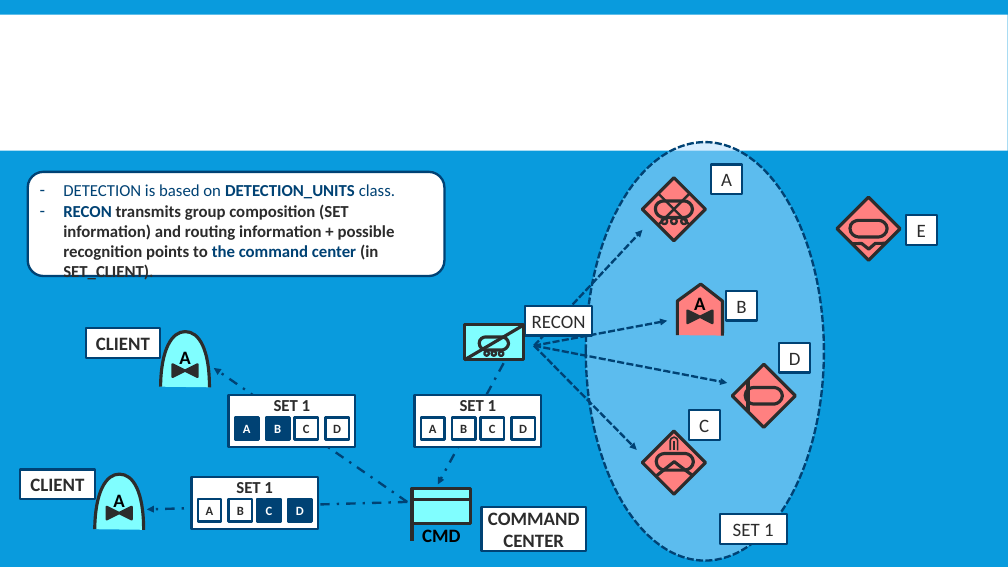
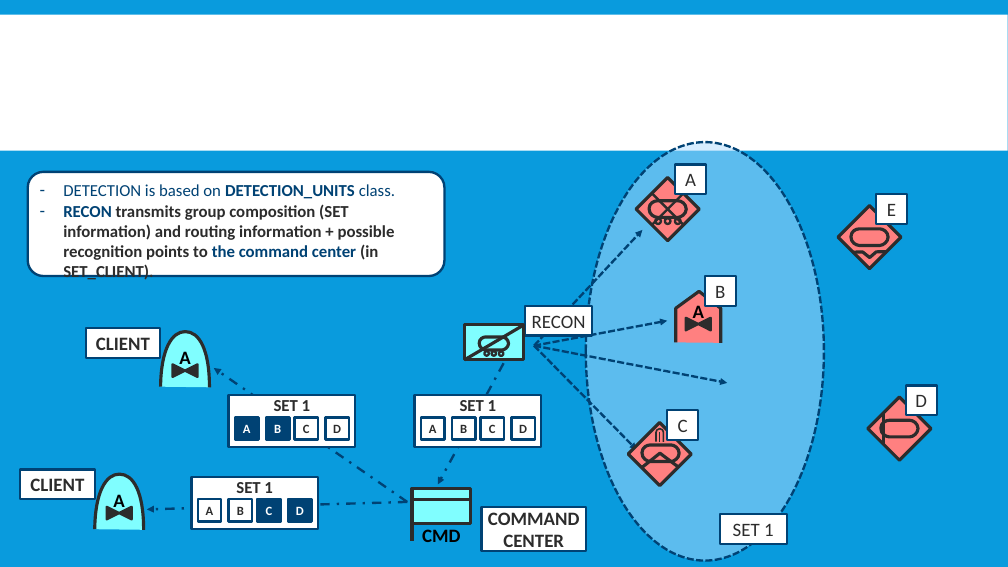
Before and after one commit to FlightControl-Master/MOOSE, a slide deck: slide 19 of Moose Training/Presentations/DCS World - MOOSE - Detection - Part 1 - Explanation.pptx (slide 25 before the commit). Drawn at 1008x567 pixels with LibreOffice and Linux fonts; fonts in the diff are those of the drawing; background and template pictures are left out. Boxes give left, top, right and bottom in pixels: in the first picture for what was removed or moved away, otherwise in the second. Text is boxed around its words. In the diff, an @@ line names an element or a change of style, - is before the commit and + after.

```diff
--- a/Moose Training/Presentations/DCS World - MOOSE - Detection - Part 1 - Explanation.pptx
+++ b/Moose Training/Presentations/DCS World - MOOSE - Detection - Part 1 - Explanation.pptx
@@ rectangle "A": place and size @@
-rectangle "A" at box(712, 165, 743, 194)
+rectangle "A" at box(675, 165, 706, 194)
@@ 2 lines, 1 freeform shape, 1 rectangle: place and size @@
-2 lines, 1 freeform shape, 1 rectangle at box(643, 178, 706, 241)
+2 lines, 1 freeform shape, 1 rectangle at box(637, 178, 700, 241)
@@ rectangle "E": place and size @@
-rectangle "E" at box(906, 215, 937, 244)
+rectangle "E" at box(876, 194, 907, 224)
@@ ellipse: place and size @@
-ellipse at box(681, 219, 687, 224)
+ellipse at box(656, 219, 661, 224)
@@ ellipse: place and size @@
-ellipse at box(662, 219, 667, 224)
+ellipse at box(665, 219, 671, 224)
@@ ellipse: place and size @@
-ellipse at box(671, 219, 677, 224)
+ellipse at box(675, 219, 681, 224)
@@ 2 freeform shapes, 1 text, 1 rectangle: place and size @@
-2 freeform shapes, 1 text, 1 rectangle at box(694, 197, 900, 316)
+2 freeform shapes, 1 text, 1 rectangle at box(693, 206, 902, 323)
@@ freeform shape: place and size @@
-freeform shape at box(678, 284, 723, 336)
+freeform shape at box(676, 291, 721, 343)
@@ rectangle "B": place and size @@
-rectangle "B" at box(726, 291, 757, 321)
+rectangle "B" at box(705, 276, 736, 306)
@@ flow chart collate: place and size @@
-flow chart collate at box(688, 311, 713, 323)
+flow chart collate at box(685, 318, 710, 330)
@@ rectangle "D": place and size @@
-rectangle "D" at box(780, 343, 811, 373)
+rectangle "D" at box(906, 386, 937, 415)
@@ rectangle "C": place and size @@
-rectangle "C" at box(689, 410, 720, 439)
+rectangle "C" at box(667, 410, 698, 439)
@@ rectangle: place and size @@
-rectangle at box(733, 364, 796, 427)
+rectangle at box(868, 397, 931, 460)
@@ line moved from (748, 380) - (748, 411) to (884, 413) - (884, 445) @@
@@ freeform shape: place and size @@
-freeform shape at box(656, 462, 693, 476)
+freeform shape at box(642, 445, 679, 462)
@@ 1 rectangle, 1 freeform shape, 1 line: place and size @@
-1 rectangle, 1 freeform shape, 1 line at box(643, 431, 706, 494)
+1 rectangle, 1 freeform shape, 1 line at box(628, 423, 691, 486)
@@ freeform shape: place and size @@
-freeform shape at box(746, 388, 783, 405)
+freeform shape at box(881, 420, 918, 437)
@@ freeform shape: place and size @@
-freeform shape at box(656, 454, 693, 470)
+freeform shape at box(642, 453, 679, 467)
```
Also in this commit, not shown: 16 other slides changed, 3 slides added, 8 slides removed, 1 other file.
